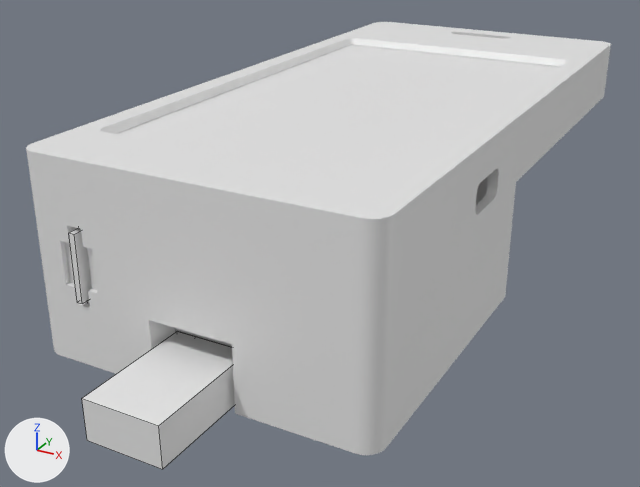
Two versions of the Blender file projects/prototypes/SubverseReader_REV1/enclosure/SR-16SD/SR-16SD.blend, one commit apart.
The view is the same before and after, from a 50 mm camera at (66.9, -144.5, 39.5) aimed at (-4.3, -15.0, -25.3). Arrows for +X, +Y and +Z are at lower left; the lights stay in place. The older version comes first. Mesh edges are drawn as thin lines on the coarser meshes.

Names of what the first picture shows: 'SR-16SD-back', 'SR-16SD-front', 'ref-glass', 'ref-sd-card', 'ref-usb-plug' and 1 more.
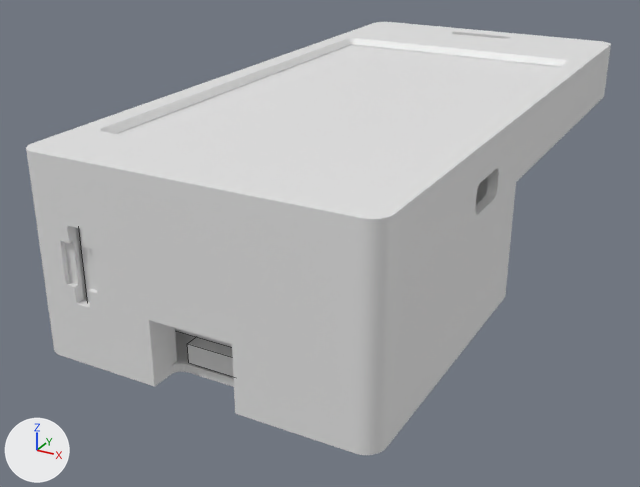
The change in detail:
Object 'ref-usb-plug' (ob_ref_usb_plug) is now hidden.
Object 'ref-sd-card' (ob_ref_sd_card) is now hidden.

What differs and where, as boxes (x1, y1, x2, y2) in the pictures (640 x 487 px):
'ref-usb-plug', hidden: before (82, 331, 235, 469)
'ref-sd-card', hidden: before (69, 228, 92, 304)
